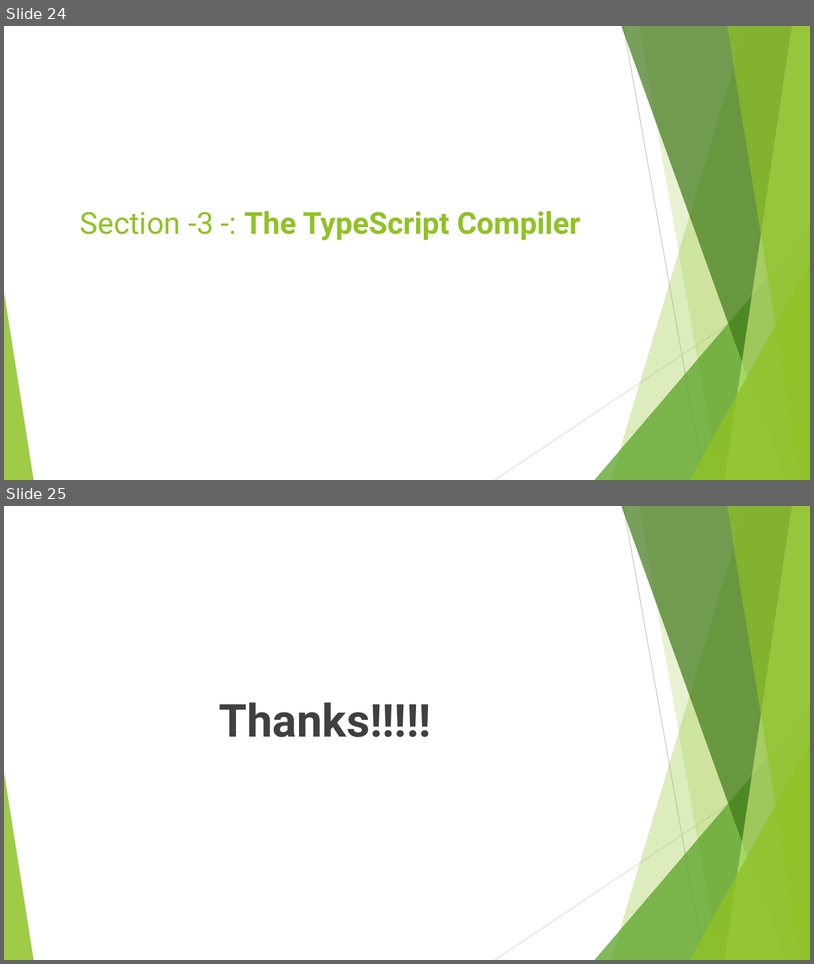
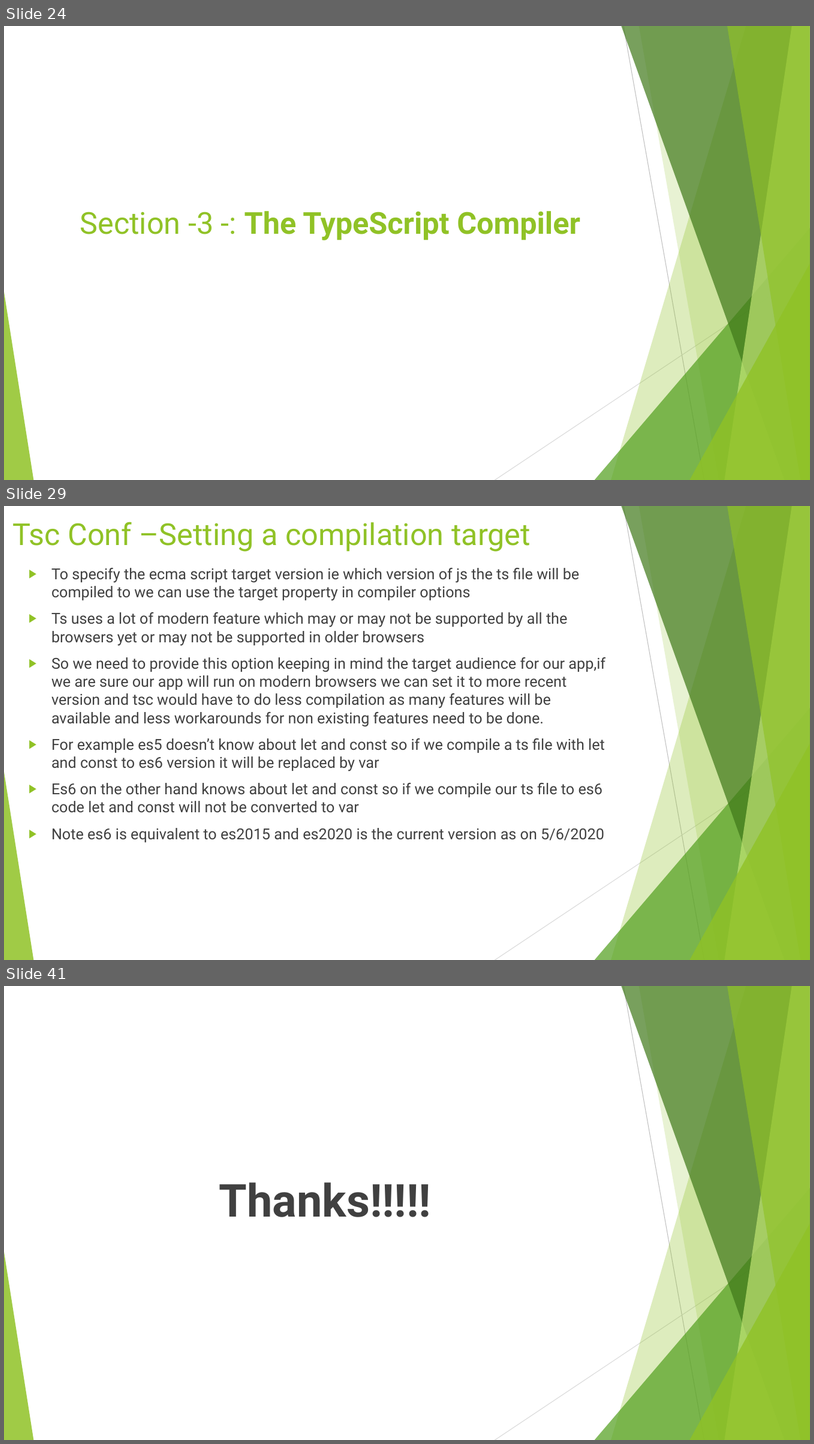
Before and after one commit to rudhrainfogain/TypeScript, a slide deck: PPT/TypeScriptv3.pptx. Shown one above the other, each under a label of ours: slides 24 and 25 before the commit, slides 24, 29 and 41 after it; the slides between them are not shown. The pictures are 814x964 and 814x1444 pixels, drawn with LibreOffice and Linux fonts; fonts in the diff are those of the drawing. Boxes give left, top, right and bottom in pixels: in the first picture for what was removed or moved away, otherwise in the second. Text is boxed around its words. In the diff, an @@ line names an element or a change of style, - is before the commit and + after.

```diff
--- a/PPT/TypeScriptv3.pptx
+++ b/PPT/TypeScriptv3.pptx
@@ slide 29 added at (4,506,810,960), background #FFFFFF; not listed: 10 template elements that a slide beside it also shows @@
@@ title added at (12,522,531,552), 36 pt, text #90C226 @@
+Tsc Conf –Setting a compilation target
@@ text added at (51,568,606,842), 18 pt, text #404040 @@
+▶ To specify the ecma script target version ie which version of js the ts file will be compiled to we can use the target property in compiler options
+▶ Ts uses a lot of modern feature which may or may not be supported by all the browsers yet or may not be supported in older browsers
+▶ So we need to provide this option keeping in mind the target audience for our app,if we are sure our app will run on modern browsers we can set it to more recent version and tsc would have to do less compilation as many features will be available and less workarounds for non existing features need to be done.
+▶ For example es5 doesn’t know about let and const so if we compile a ts file with let and const to es6 version it will be replaced by var
+▶ Es6 on the other hand knows about let and const so if we compile our ts file to es6 code let and const will not be converted to var
+▶ Note es6 is equivalent to es2015 and es2020 is the current version as on 5/6/2020
@@ what was slide 25 is now slide 41 @@
```
Also in this commit, not shown: 1 slide changed, 15 other slides added, 15 other files.
